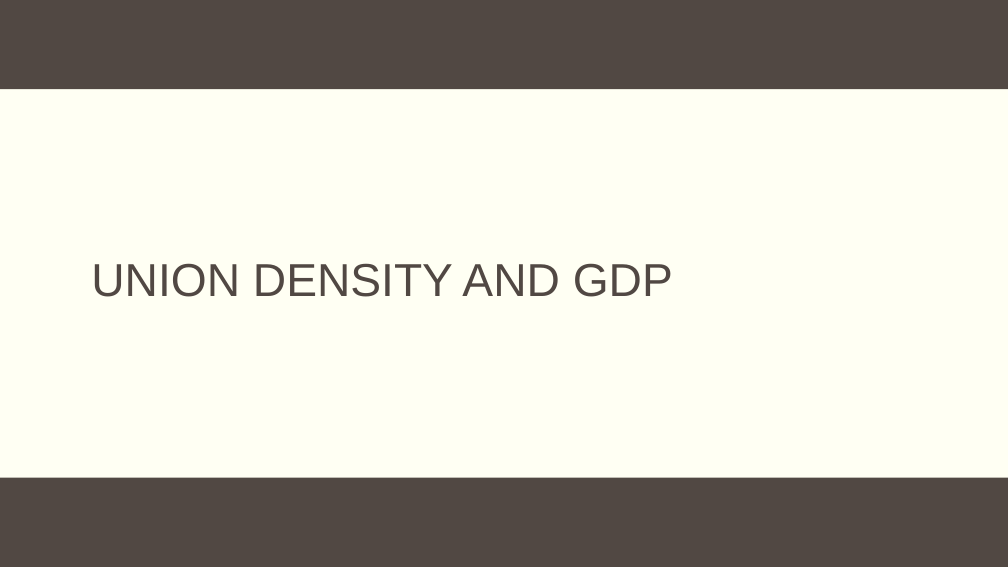
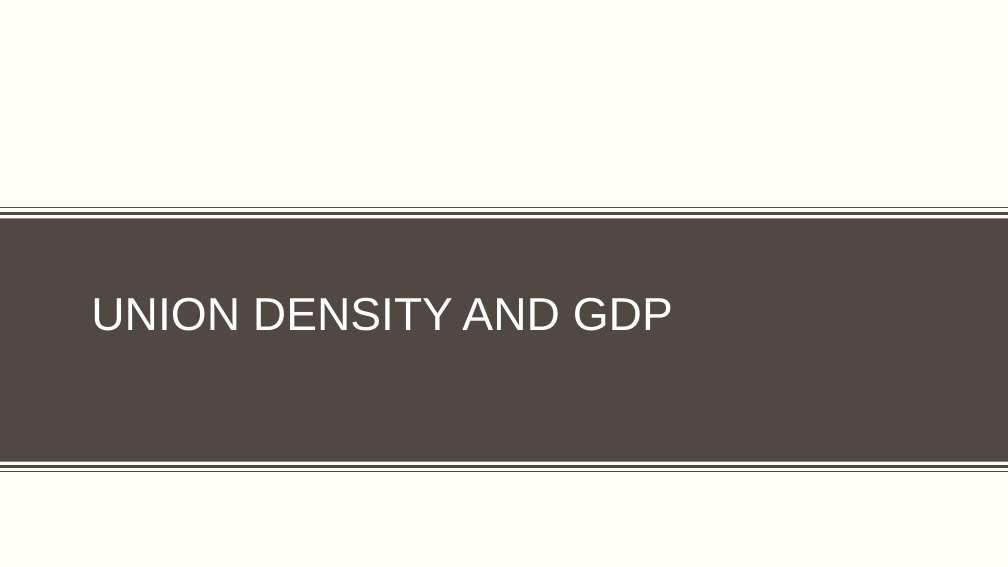
Before and after one commit to berrymatthewj/unionDensityProject, a slide deck: slide 10 of union_density_project.pptx (slide 8 before the commit). Drawn at 1008x567 pixels with LibreOffice and Linux fonts; fonts in the diff are those of the drawing; background and template pictures are left out. Boxes give left, top, right and bottom in pixels: in the first picture for what was removed or moved away, otherwise in the second. Text is boxed around its words. In the diff, an @@ line names an element or a change of style, - is before the commit and + after.

```diff
--- a/union_density_project.pptx
+++ b/union_density_project.pptx
@@ rectangle: place and size @@
-rectangle at [0, 0, 1008, 89]
+rectangle at [0, 219, 1008, 462]
@@ title "UNION DENSITY AND GDP": place and size @@
-title "UNION DENSITY AND GDP" at [91, 263, 673, 297]
+title "UNION DENSITY AND GDP" at [91, 297, 673, 331]
@@ title "UNION DENSITY AND GDP" at [91, 297, 673, 331]: text colour #514843 to #FFFFFF @@
@@ rectangle removed at [0, 478, 1008, 567] @@
@@ group added at [0, 208, 1008, 472]: 4 lines @@
```
Also in this commit, not shown: 9 other slides changed, 4 slides added, 1 slide removed, 1 other file.
